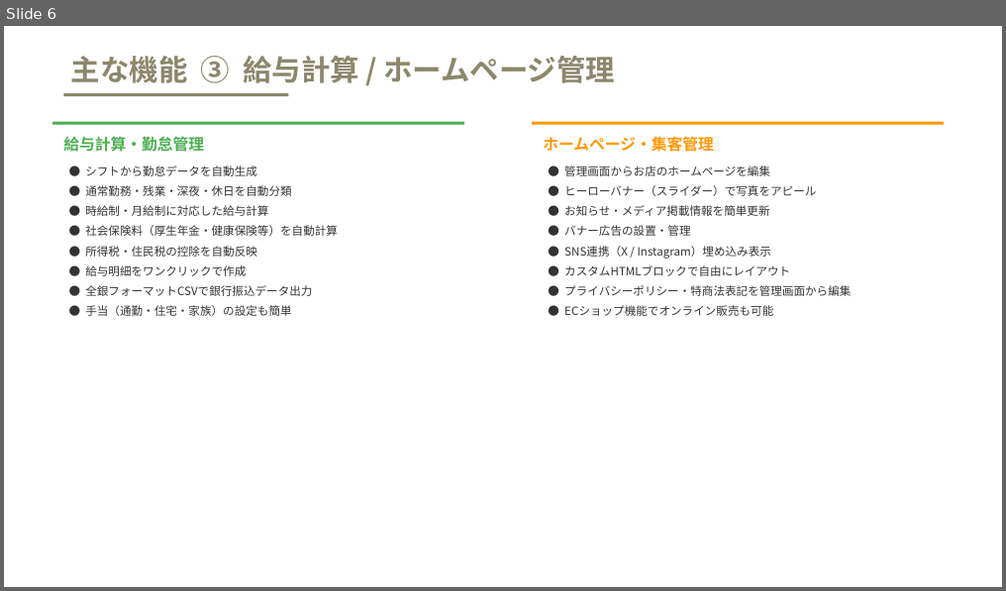
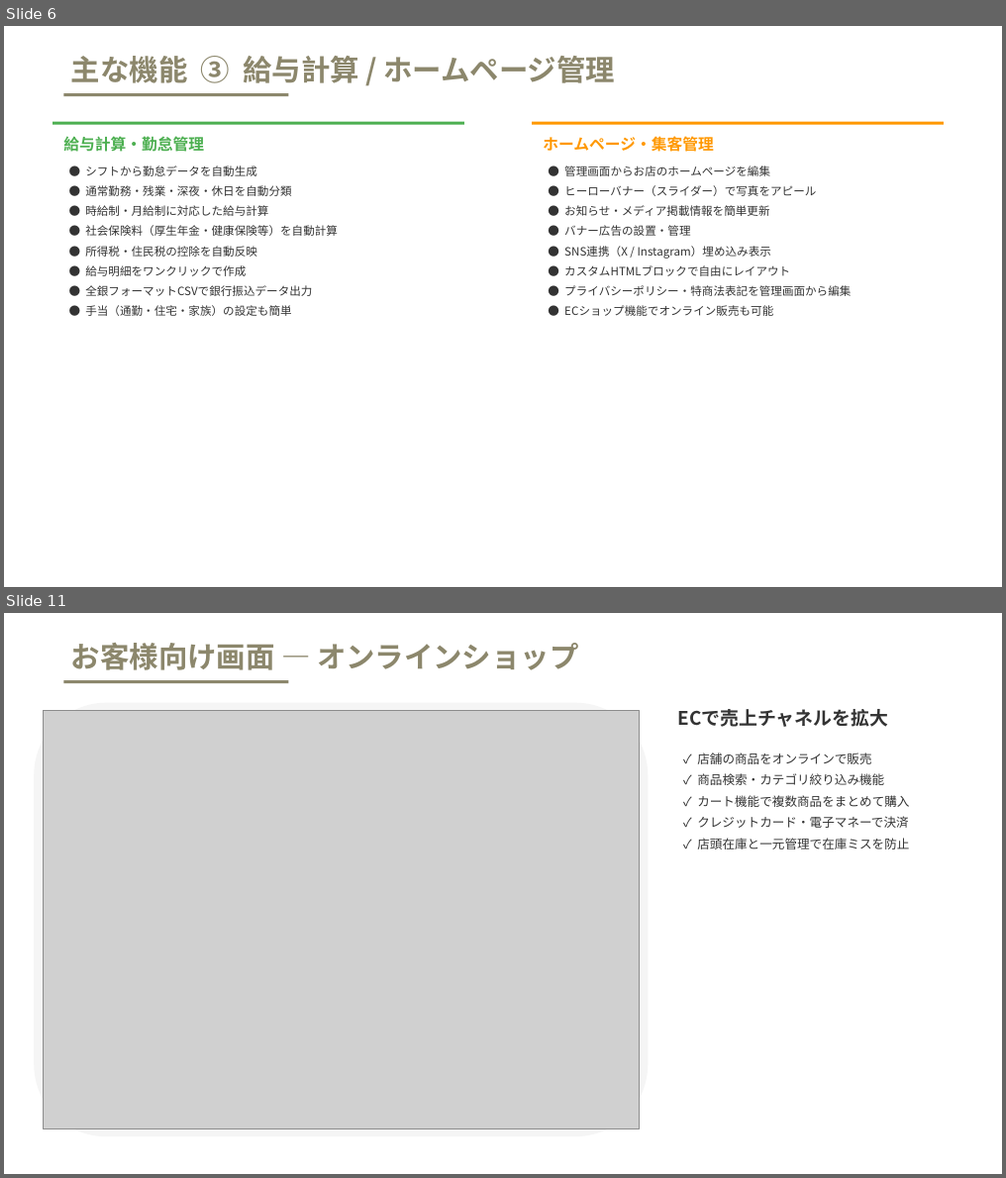
Before and after one commit to FUHI12342/NewFUHI, a slide deck: docs/TimeBaiBai_サービス紹介資料.pptx. Shown one above the other, each under a label of ours: slide 6 before the commit, slides 6 and 11 after it; the slides between them are not shown. The pictures are 1006x591 and 1006x1178 pixels, drawn with LibreOffice and Linux fonts; fonts in the diff are those of the drawing; grey boxes stand for pictures. Boxes give left, top, right and bottom in pixels: in the first picture for what was removed or moved away, otherwise in the second. Text is boxed around its words. In the diff, an @@ line names an element or a change of style, - is before the commit and + after.

Commit message:
feat: チャネル別売上分析API + キャストタブ動的ラベル + ドキュメント更新
- ChannelSalesAPIView: EC/POS/テーブル/予約チャネル別売上を集計
- SiteSettingsトグル連動でチャネル自動表示/非表示
- ダッシュボード「スタッフ」タブをSiteSettings.staff_labelで動的表示
- 積み上げ棒グラフ(日別/週別/月別切替)
- テスト11件追加(全通過)
- 営業資料・マニュアル・スクリーンショット更新

```diff
--- a/docs/TimeBaiBai_サービス紹介資料.pptx
+++ b/docs/TimeBaiBai_サービス紹介資料.pptx
@@ slide 11 added at (4, 613, 1002, 1174), background #FFFFFF @@
@@ text added at (71, 643, 578, 670), 28 pt, text #8C876C, bold @@
+お客様向け画面 — オンラインショップ
@@ rectangle added at (63, 680, 288, 683), fill #8C876C @@
@@ rounded rectangle added at (34, 703, 648, 1137), fill #F5F5F5 @@
@@ picture added at (43, 710, 639, 1130) @@
@@ text added at (677, 709, 888, 727), 18 pt, text #333333, bold @@
+ECで売上チャネルを拡大
@@ text added at (697, 753, 909, 850), 12 pt, text #333333 @@
+✓ 店舗の商品をオンラインで販売
+✓ 商品検索・カテゴリ絞り込み機能
+✓ カート機能で複数商品をまとめて購入
+✓ クレジットカード・電子マネーで決済
+✓ 店頭在庫と一元管理で在庫ミスを防止
```
Also in this commit, not shown: 13 other slides added, 15 other files.
